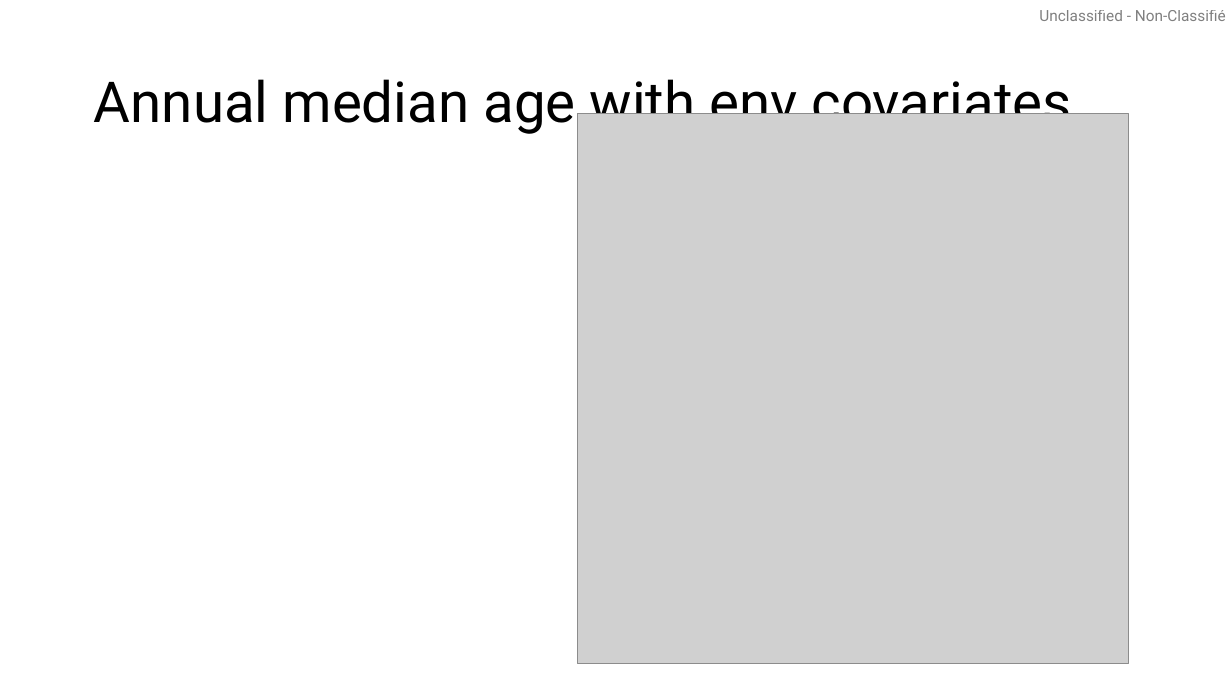
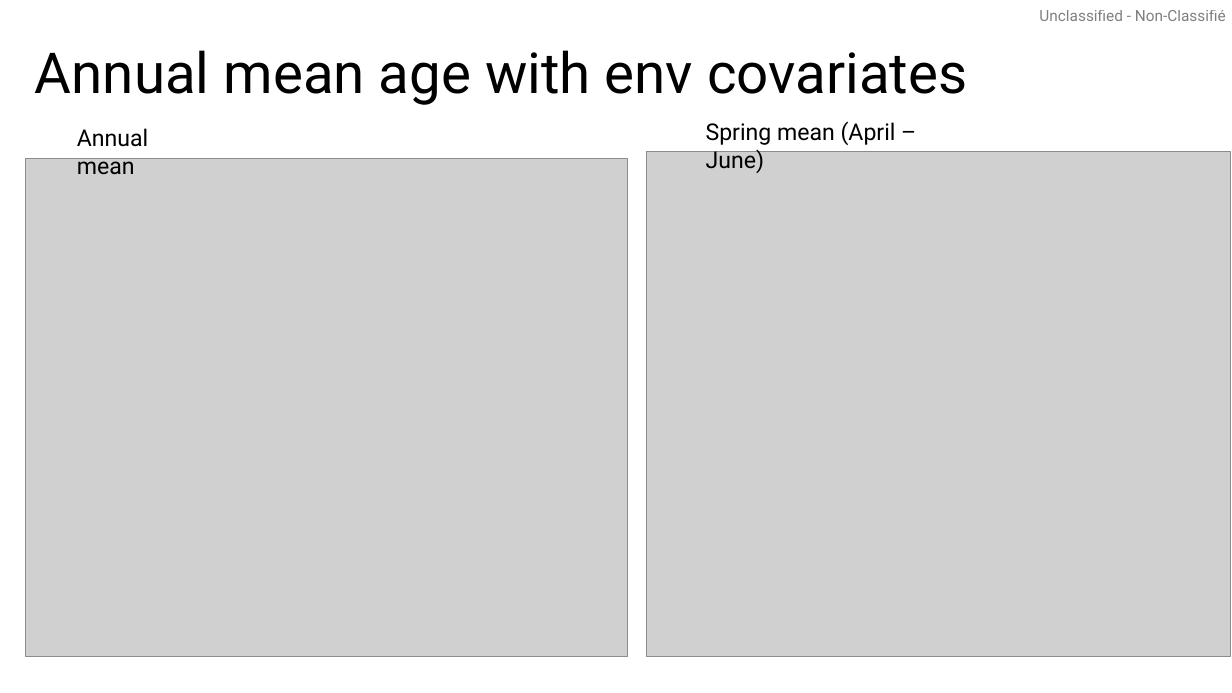
Before and after one commit to pbs-assess/gfcondition, a slide deck: slide 19 of stock-specific/hake/output_plots_20260730.pptx (slide 7 before the commit). Drawn at 1232x693 pixels with LibreOffice and Linux fonts; fonts in the diff are those of the drawing; grey boxes stand for pictures. Boxes give left, top, right and bottom in pixels: in the first picture for what was removed or moved away, otherwise in the second. Text is boxed around its words. In the diff, an @@ line names an element or a change of style, - is before the commit and + after.

```diff
--- a/stock-specific/hake/output_plots_20260730.pptx
+++ b/stock-specific/hake/output_plots_20260730.pptx
@@ title at bbox=[35, 50, 967, 105]: text changed @@
-Annual median age with env covariates
+Annual mean age with env covariates
@@ text added at bbox=[77, 128, 148, 175], 18 pt, text #000000 @@
+Annual mean
@@ text added at bbox=[706, 121, 896, 173], 18 pt, text #000000 @@
+Spring mean (April – June)
@@ picture added at bbox=[26, 159, 628, 656] @@
@@ picture: place and size @@
-picture at bbox=[578, 114, 1128, 665]
+picture at bbox=[647, 152, 1231, 656]
```
Also in this commit, not shown: 12 other slides changed, 13 slides added, 12 slides removed, 1 other file.
